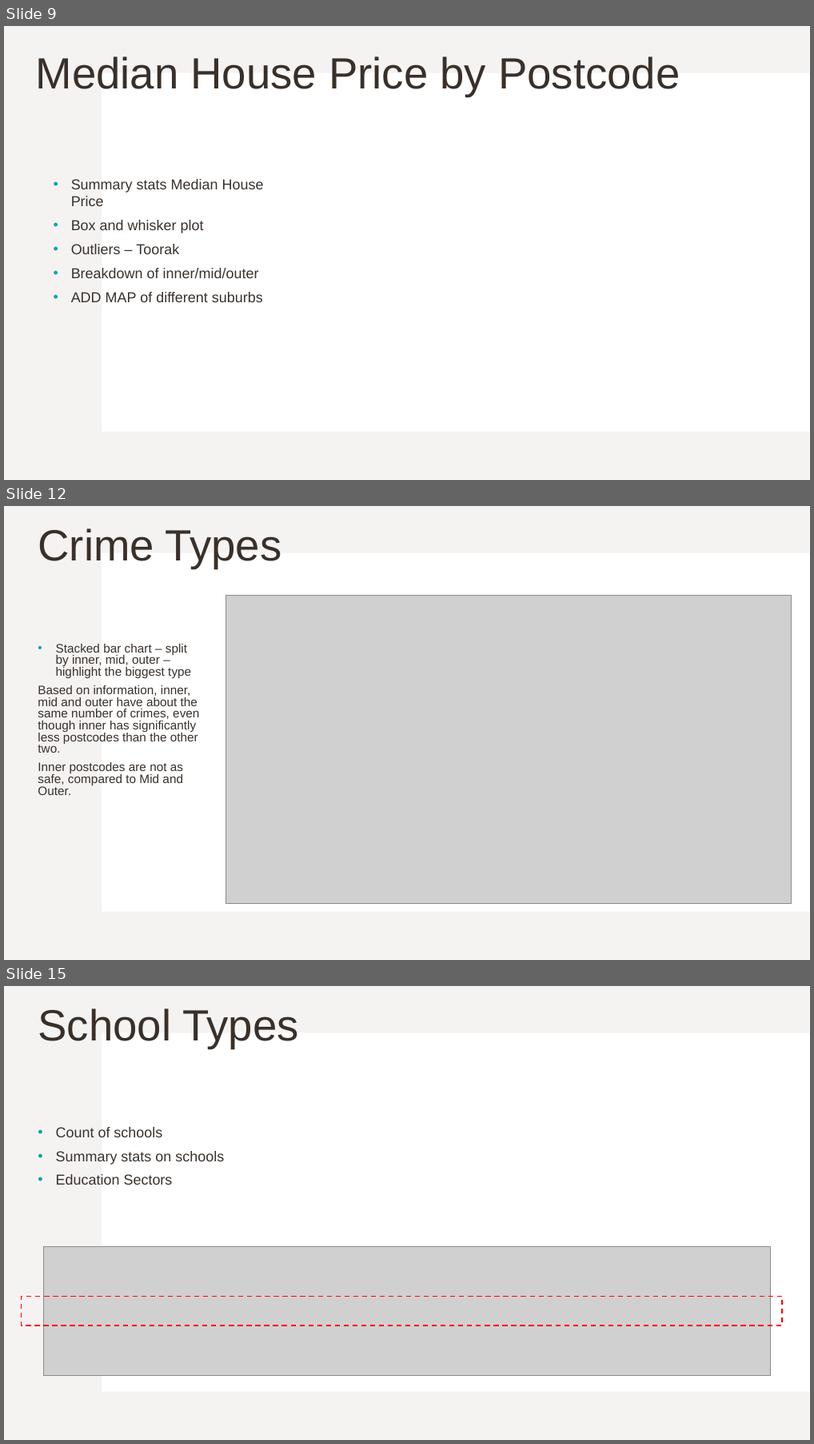
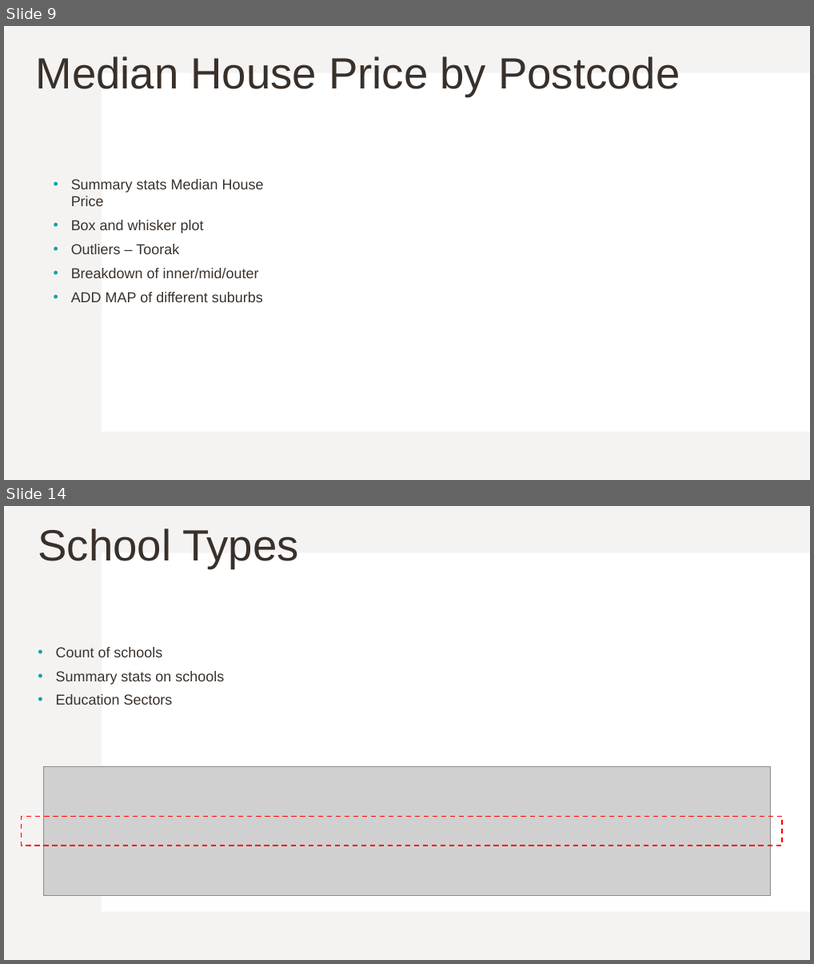
Before and after one commit to Kakhai1/bootcamp_project, a slide deck: Project 1 - Group 6 Slides_KT.pptx. Shown one above the other, each under a label of ours: slides 9, 12 and 15 before the commit, slides 9 and 14 after it; the slides between them are not shown. The pictures are 814x1444 and 814x964 pixels, drawn with LibreOffice and Linux fonts; fonts in the diff are those of the drawing; grey boxes stand for pictures. Boxes give left, top, right and bottom in pixels: in the first picture for what was removed or moved away, otherwise in the second. Text is boxed around its words. In the diff, an @@ line names an element or a change of style, - is before the commit and + after.

```diff
--- a/Project 1 - Group 6 Slides_KT.pptx
+++ b/Project 1 - Group 6 Slides_KT.pptx
@@ slide 12 removed at [4, 506, 810, 960], background #FFFFFF; not listed: 2 template elements that a slide beside it also shows @@
@@ title removed at [38, 528, 282, 568] @@
-Crime Types
@@ picture removed at [226, 596, 792, 904] @@
@@ text removed at [38, 644, 199, 795] @@
-• Stacked bar chart – split by inner, mid, outer – highlight the biggest type
-Based on information, inner, mid and outer have about the same number of crimes, even though inner has significantly less postcodes than the other two.
-Inner postcodes are not as safe, compared to Mid and Outer.
@@ what was slide 15 is now slide 14 @@
```
Also in this commit, not shown: 10 slides changed, 3 slides added, 3 other slides removed.
